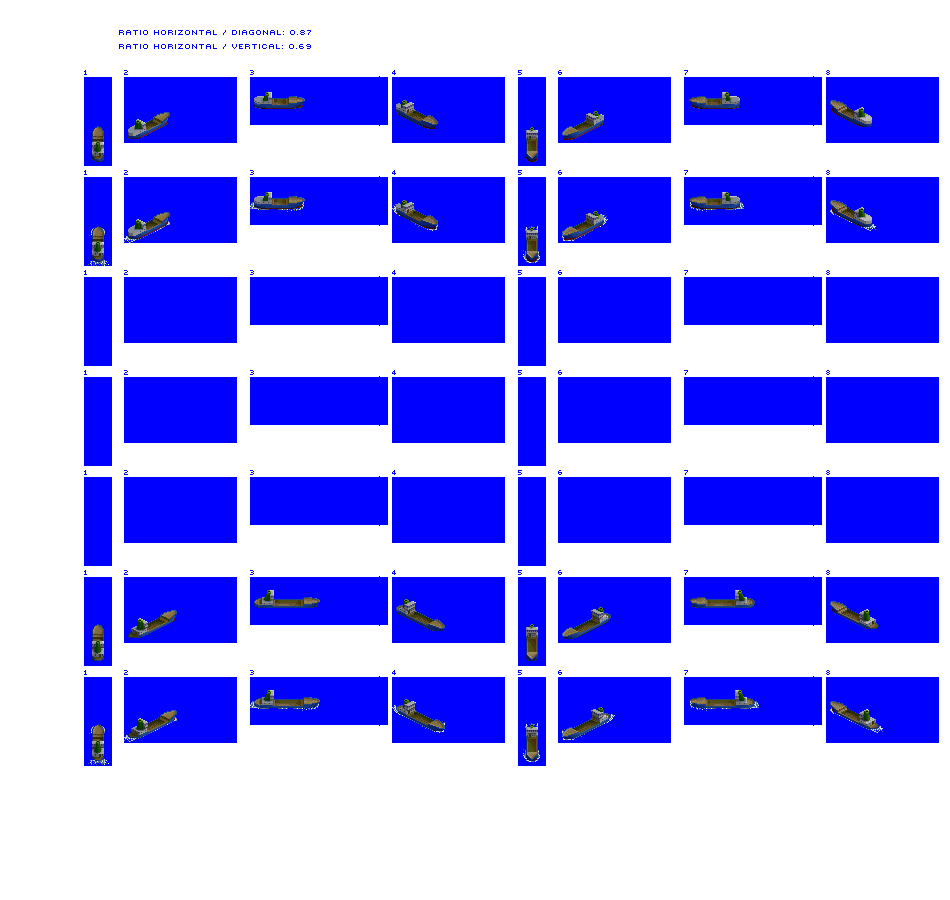
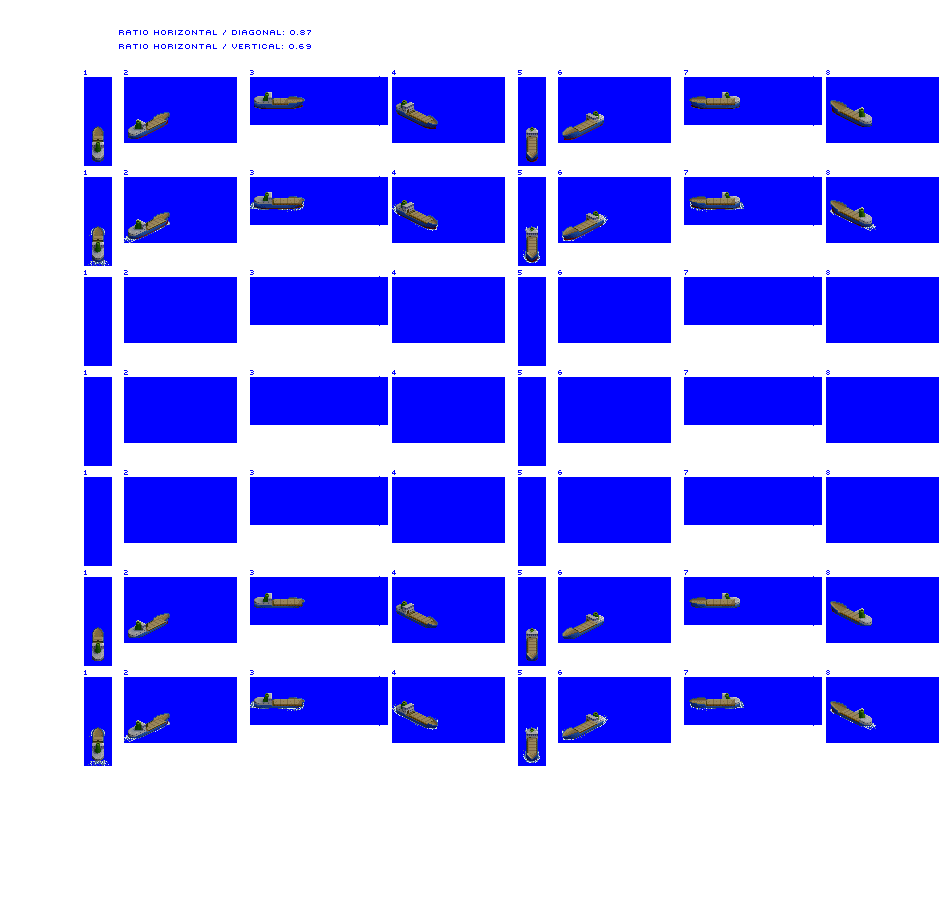
The second 950 x 900 image is a revision of the first. Changes to its layers:
showed "Hatch covers" over (93, 98, 860, 753)
added layer "Trader unloaded copy" above "Trader loaded" over (92, 593, 872, 761)
hid "Trader loaded", moved it above "Trader unloaded" over (92, 590, 879, 761)
painted on "Trader unloaded" over (92, 96, 871, 260)
painted on "prop / bow wash" over (88, 701, 883, 766)
